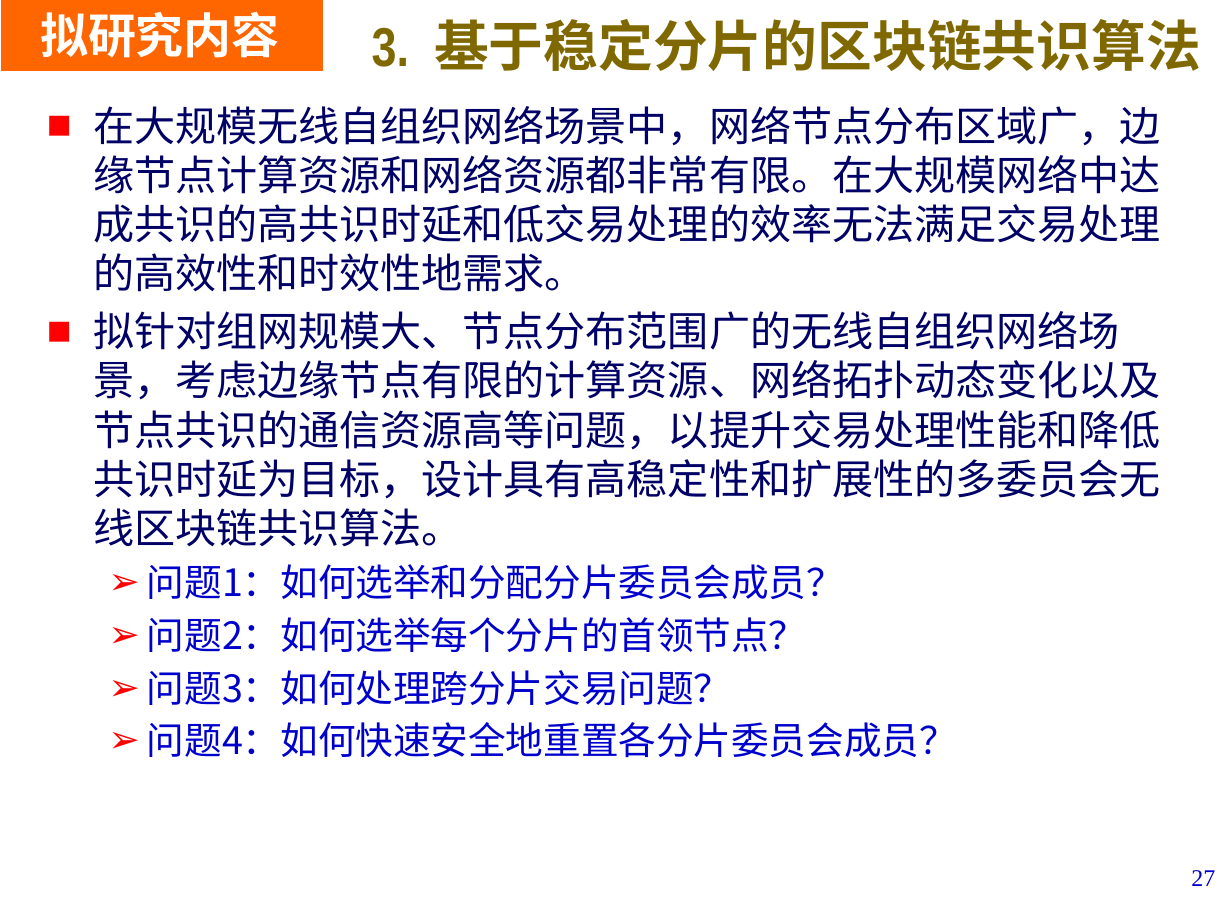
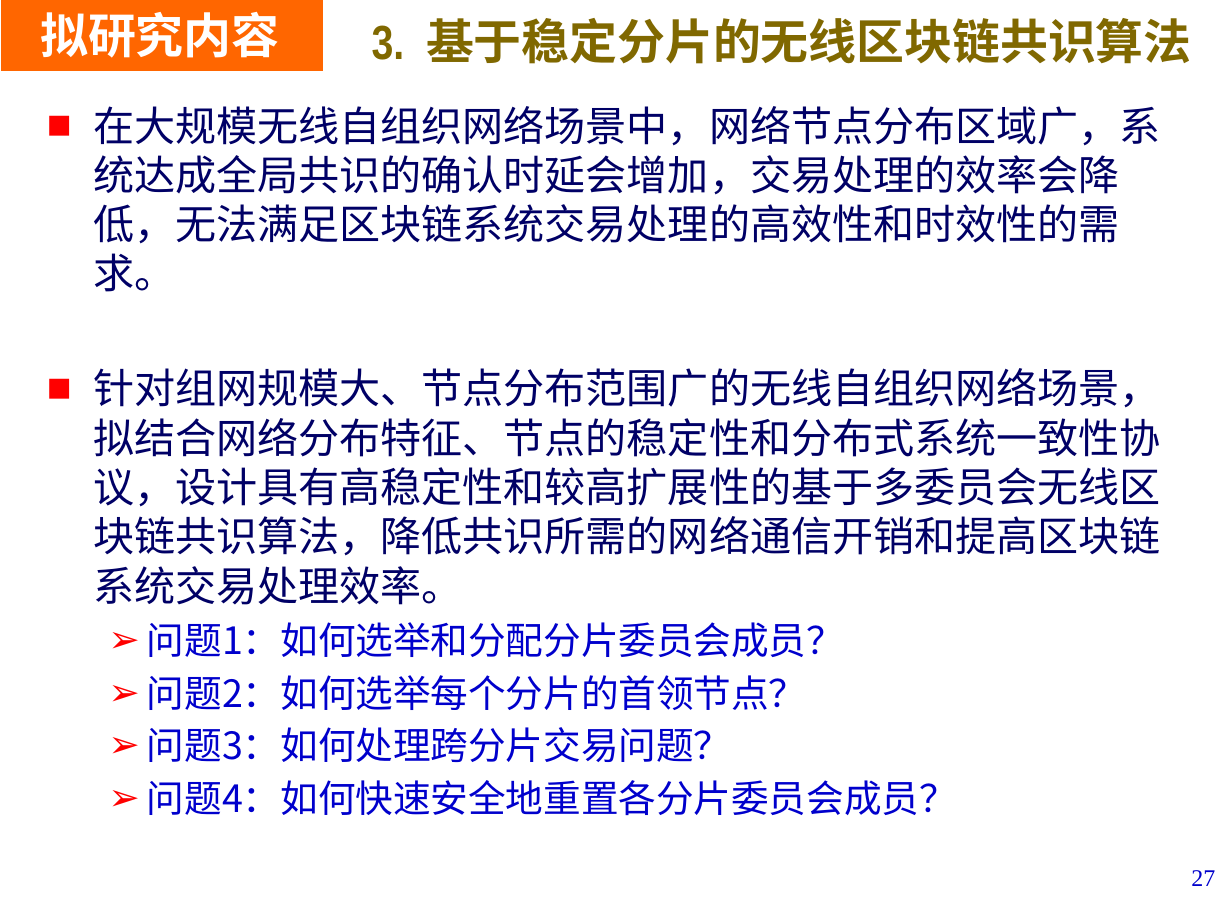
Before and after one commit to LiZhang2021/Blockchain, a slide deck: slide 27 of Doc/PHD_Papers/Thesis Proposal/开题V2.pptx. Drawn at 1232x924 pixels with LibreOffice and Linux fonts; fonts in the diff are those of the drawing; background and template pictures are left out. Boxes give left, top, right and bottom in pixels: in the first picture for what was removed or moved away, otherwise in the second. Text is boxed around its words. In the diff, an @@ line names an element or a change of style, - is before the commit and + after.

```diff
--- a/Doc/PHD_Papers/Thesis Proposal/开题V2.pptx
+++ b/Doc/PHD_Papers/Thesis Proposal/开题V2.pptx
@@ text at <box>372,18,1192,64</box>: text changed; size 32 to 28 pt @@
-3. 基于稳定分片的区块链共识算法
+3. 基于稳定分片的无线区块链共识算法
@@ text at <box>93,106,1161,605</box>: text changed @@
-■ 在大规模无线自组织网络场景中，网络节点分布区域广，边缘节点计算资源和网络资源都非常有限。在大规模网络中达成共识的高共识时延和低交易处理的效率无法满足交易处理的高效性和时效性地需求。
-■ 拟针对组网规模大、节点分布范围广的无线自组织网络场景，考虑边缘节点有限的计算资源、网络拓扑动态变化以及节点共识的通信资源高等问题，以提升交易处理性能和降低共识时延为目标，设计具有高稳定性和扩展性的多委员会无线区块链共识算法。
+■ 在大规模无线自组织网络场景中，网络节点分布区域广，系统达成全局共识的确认时延会增加，交易处理的效率会降低，无法满足区块链系统交易处理的高效性和时效性的需求。
+■ 针对组网规模大、节点分布范围广的无线自组织网络场景，拟结合网络分布特征、节点的稳定性和分布式系统一致性协议，设计具有高稳定性和较高扩展性的基于多委员会无线区块链共识算法，降低共识所需的网络通信开销和提高区块链系统交易处理效率。
```
Also in this commit, not shown: 8 other slides changed, 3 other files.
